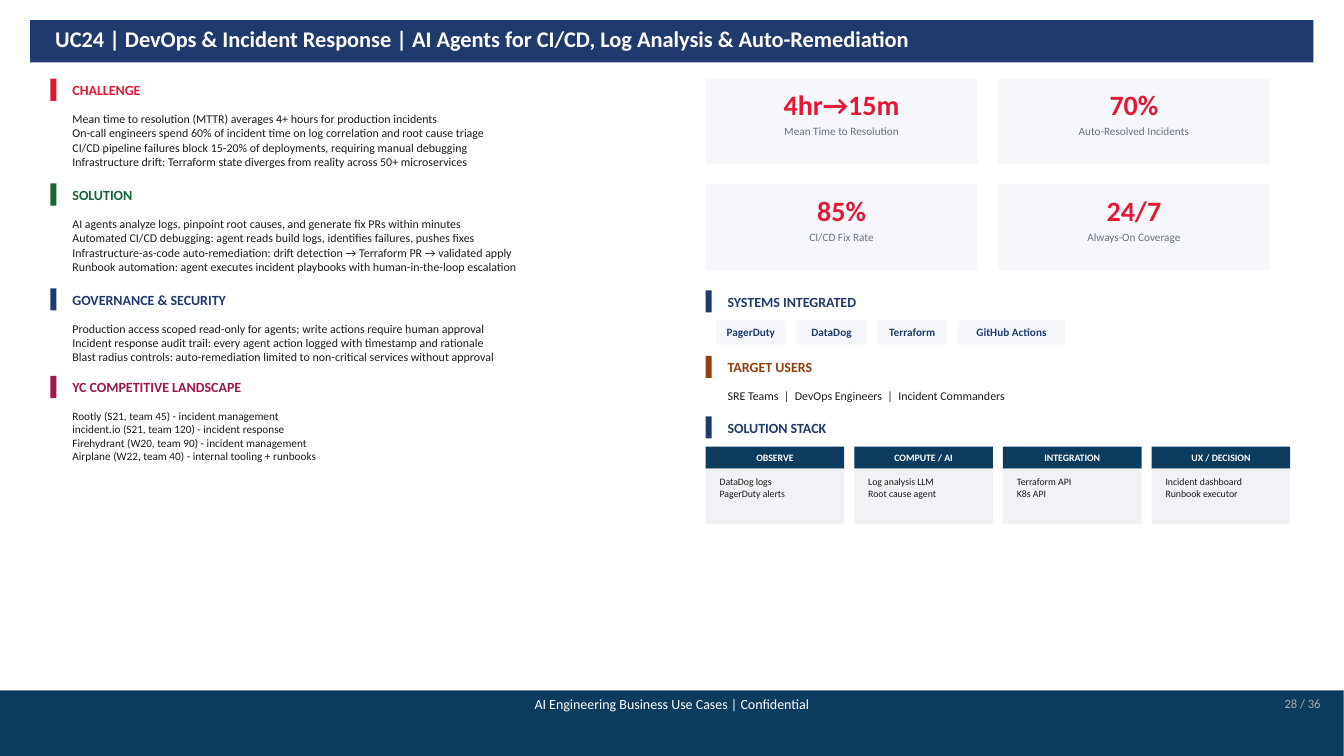
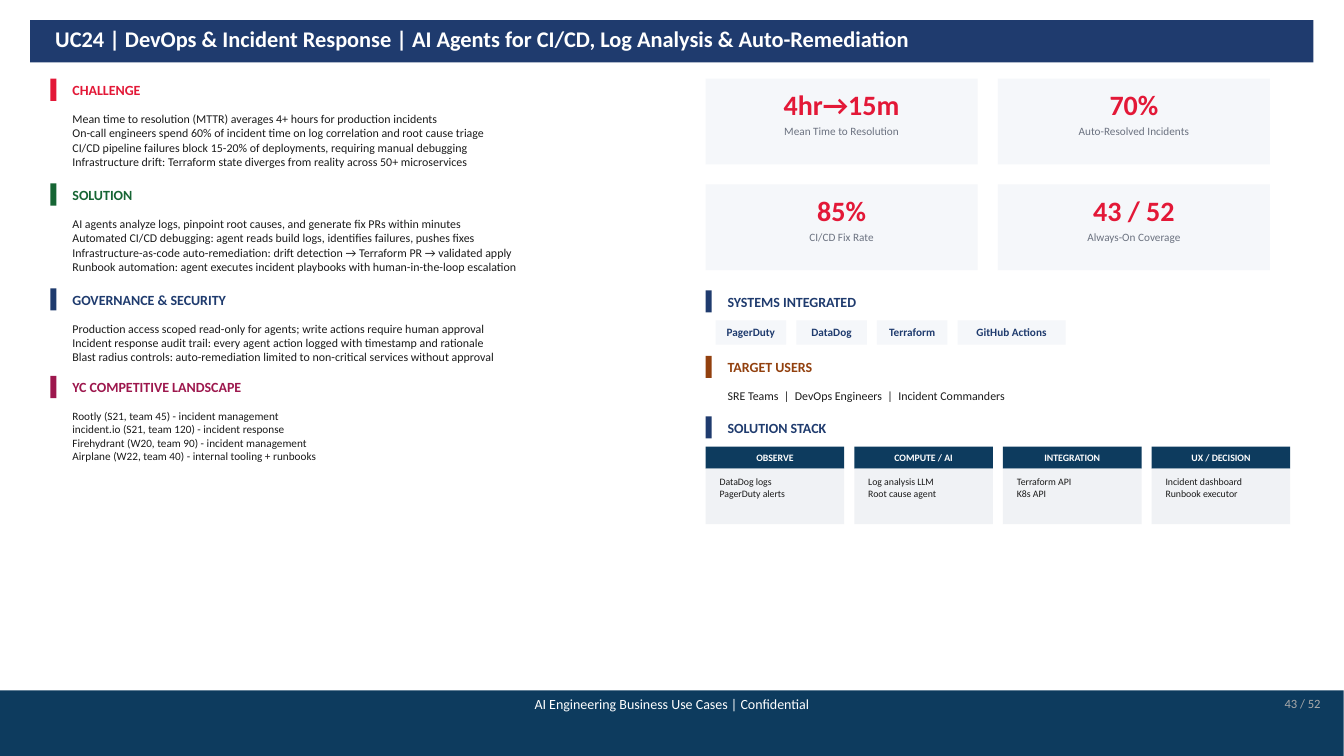
Before and after one commit to shekerkamma/hyundai-peopletech-deck, a slide deck: slide 43 of AI-Engineering-Business-Use-Cases.pptx (slide 28 before the commit). Drawn at 1344x756 pixels with LibreOffice and Linux fonts; fonts in the diff are those of the drawing. Boxes give left, top, right and bottom in pixels: in the first picture for what was removed or moved away, otherwise in the second. Text is boxed around its words. In the diff, an @@ line names an element or a change of style, - is before the commit and + after.

```diff
--- a/AI-Engineering-Business-Use-Cases.pptx
+++ b/AI-Engineering-Business-Use-Cases.pptx
@@ text at box(1093, 202, 1174, 221): text changed @@
-24/7
+43 / 52
@@ text at box(1285, 700, 1321, 708): text changed @@
-28 / 36
+43 / 52
```
Also in this commit, not shown: 35 other slides changed, 16 slides added, 11 other files.
